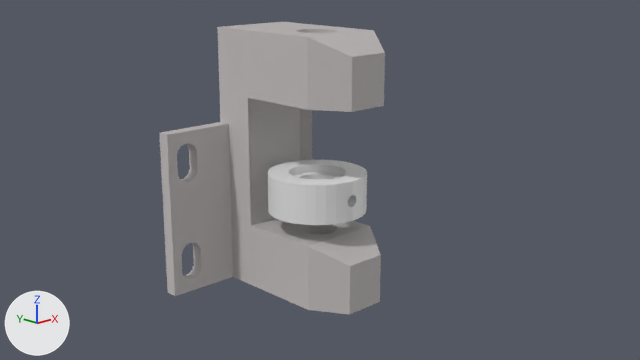
What one commit did to the Blender file pen-holder/Pen Holder Ring Circular.blend.
Before and after are seen from the file's camera 'Camera'. The axes (+X, +Y, +Z) are drawn at lower left. The lights are the same throughout.

The first picture shows 'pen clamp circular 9mm hole', 'pen holder 9mm hole'.
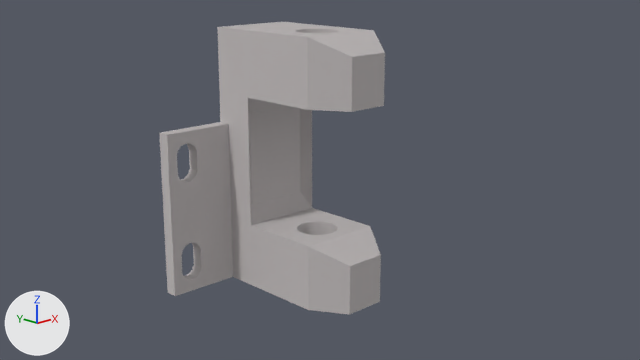
ob_spring_holder_for_9mm is not drawn itself; it is used by a modifier of ob_pen_clamp_circular_9mm_hole.
ob_pen_9mm_for_holder is not drawn itself; it is used by a modifier of ob_pen_clamp_circular_9mm_hole, ob_pen_holder_9mm_hole.

Patch to the scene script:
```diff
--- a/pen-holder/Pen Holder Ring Circular.blend.py
+++ b/pen-holder/Pen Holder Ring Circular.blend.py
@@ me_open_builds_l_bracket_double_006 @@
 me_open_builds_l_bracket_double_006.from_pydata(...)  # 64 vertices, 34 faces; spans x -11.3..11.3, y -11.3..11.3, z -4.5..4.5
 # used by ob_pen_clamp_circular_9mm_hole; location = (6.8, -22.5, 24.0); rotation_euler = (0.0, 0.0, 4.712), in degrees (0, 0, 270)
+# me_open_builds_l_bracket_double_006 part 1: the whole mesh is scaled about its middle by (1, 1, 1.16), then moved by (0.0, 0.0, 0.7)
@@ ob_pen_clamp_circular_9mm_hole @@
 _m = ob_pen_clamp_circular_9mm_hole.modifiers.new('Boolean.003', 'BOOLEAN')
 _m.solver = 'FLOAT'
+ob_pen_clamp_circular_9mm_hole.hide_set(True)
@@ ob_spring_holder_for_9mm @@
 ob_spring_holder_for_9mm.matrix_parent_inverse = Matrix(((-1.0, -0.00753, 0.0, -0.0682), (0.00753, -1.0, 0.0, -9.058), (0.0, 0.0, 1.0, 0.0), (0.0, 0.0, 0.0, 1.0)))
-ob_spring_holder_for_9mm.location = (0.0, -9.058, 3.648)
+ob_spring_holder_for_9mm.location = (0.0, -9.058, 3.432)
 ob_spring_holder_for_9mm.rotation_euler = (0.0, 0.0, 3.149)  # degrees (0, 0, 180)
-ob_spring_holder_for_9mm.scale = (1.18, 1.18, 0.0946)
+ob_spring_holder_for_9mm.scale = (1.18, 1.18, 0.195)
 ob_spring_holder_for_9mm.hide_set(True)
@@ ob_pen_9mm_for_holder @@
 ob_pen_9mm_for_holder.rotation_euler = (0.0, 0.0, -1.571)  # degrees (0, 0, -90)
-ob_pen_9mm_for_holder.scale = (0.818, 0.818, 5.07)
+ob_pen_9mm_for_holder.scale = (0.864, 0.864, 5.07)
 ob_pen_9mm_for_holder.hide_set(True)
```

Pixel boxes [x1, y1, x2, y2] of what changed, in the pictures (640 x 360 px):
'pen holder 9mm hole', reshaped
    both: [159, 22, 385, 315]
'pen clamp circular 9mm hole', hidden
    before: [268, 160, 367, 225]
